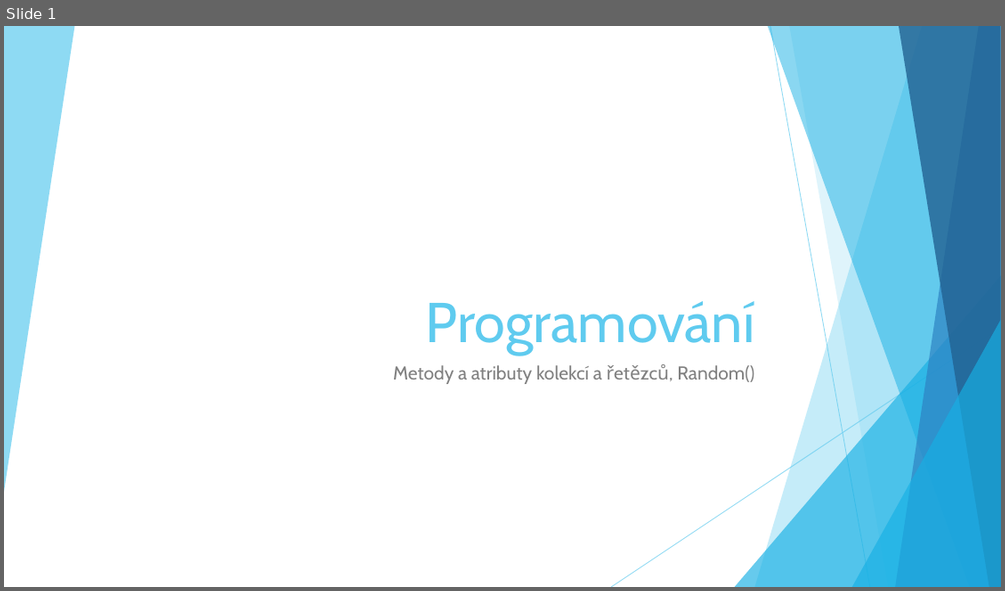
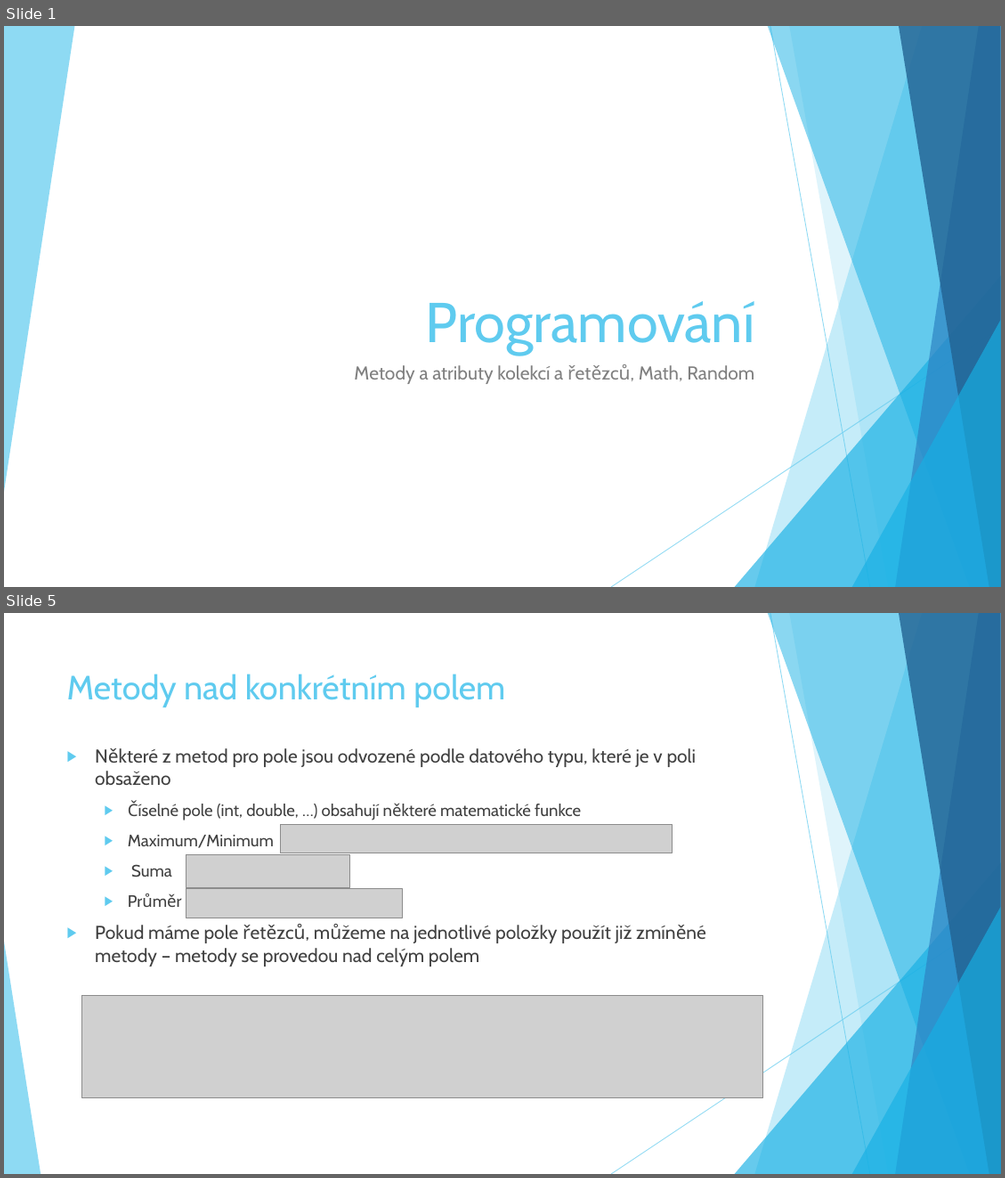
Before and after one commit to dawissl/hradebni, a slide deck: Prezentace/PGM_07.pptx. Shown one above the other, each under a label of ours: slide 1 before the commit, slides 1 and 5 after it; the slides between them are not shown. The pictures are 1005x591 and 1005x1178 pixels, drawn with LibreOffice and Linux fonts; fonts in the diff are those of the drawing; grey boxes stand for pictures. Boxes give left, top, right and bottom in pixels: in the first picture for what was removed or moved away, otherwise in the second. Text is boxed around its words. In the diff, an @@ line names an element or a change of style, - is before the commit and + after.

Commit message:
add presentaion 07 - Math, Random, Objects methods

```diff
--- a/Prezentace/PGM_07.pptx
+++ b/Prezentace/PGM_07.pptx
@@ slide 5 added at bbox=[4, 613, 1001, 1174], background #FFFFFF; not listed: 9 template elements that a slide beside it also shows @@
@@ title added at bbox=[67, 674, 505, 707], 32.4 pt, text #5FCBEF @@
+Metody nad konkrétním polem
@@ text added at bbox=[95, 748, 696, 966], 18 pt, text #404040 @@
+▶ Některé z metod pro pole jsou odvozené podle datového typu, které je v poli obsaženo
+  ▶ Číselné pole (int, double, …) obsahují některé matematické funkce
+  ▶ Maximum/Minimum
+  ▶ Suma
+  ▶ Průměr
+▶ Pokud máme pole řetězců, můžeme na jednotlivé položky použít již zmíněné metody – metody se provedou nad celým polem
@@ picture added at bbox=[281, 824, 672, 852] @@
@@ picture added at bbox=[186, 854, 349, 887] @@
@@ picture added at bbox=[186, 889, 402, 917] @@
@@ triangle added at bbox=[4, 941, 40, 1174], fill #5FCBEF at 70% opacity @@
@@ picture added at bbox=[81, 995, 763, 1097] @@
@@ slide 1 changed as well @@
@@ subtitle at bbox=[354, 365, 754, 384]: text changed @@
-Metody a atributy kolekcí a řetězců, Random()
+Metody a atributy kolekcí a řetězců, Math, Random
```
Also in this commit, not shown: 5 other slides added, 3 other files.
